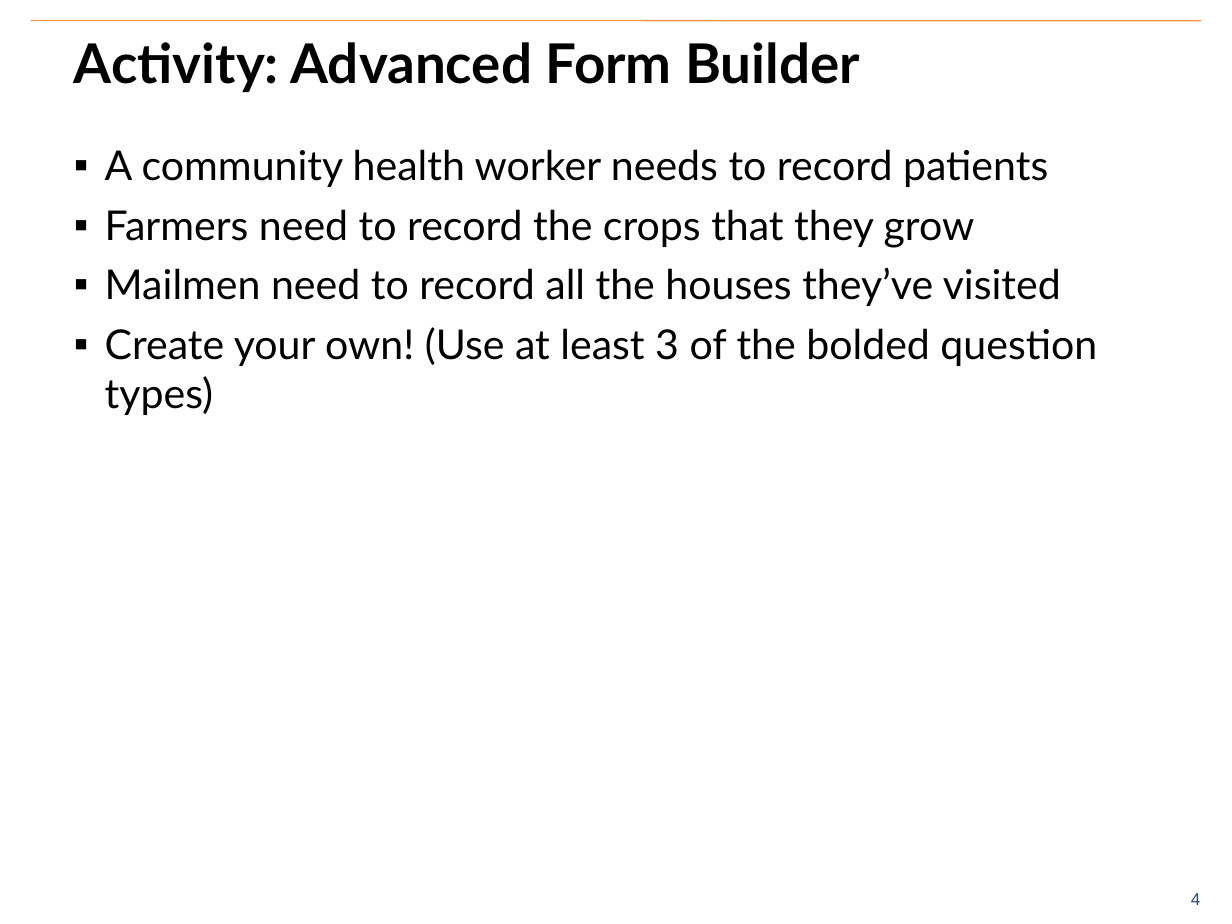
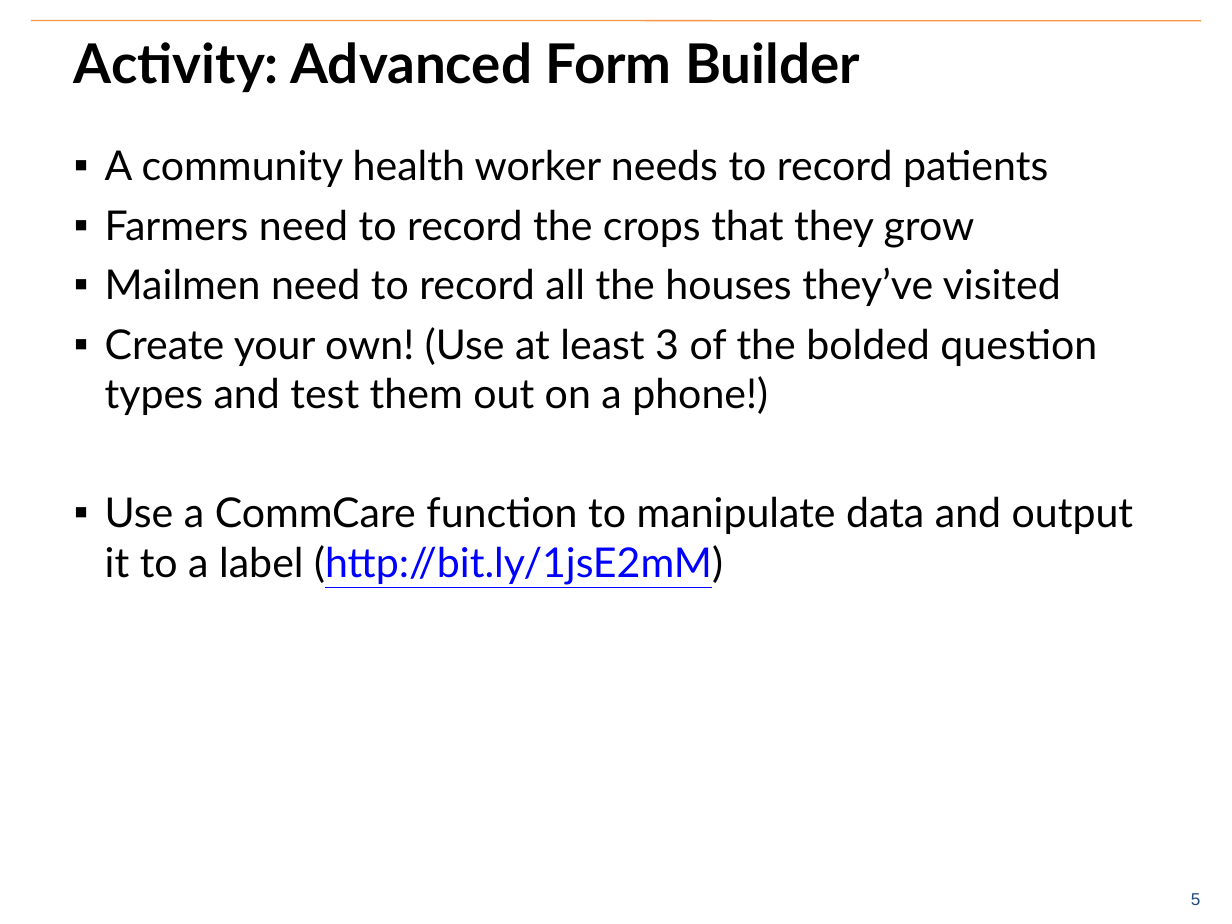
Before and after one commit to benrudolph/exi-training, a slide deck: slide 6 of FormBuilding/advanced_form_builder.pptx (slide 5 before the commit). Drawn at 1232x924 pixels with LibreOffice and Linux fonts; fonts in the diff are those of the drawing; background and template pictures are left out. Boxes give left, top, right and bottom in pixels: in the first picture for what was removed or moved away, otherwise in the second. Text is boxed around its words. In the diff, an @@ line names an element or a change of style, - is before the commit and + after.

```diff
--- a/FormBuilding/advanced_form_builder.pptx
+++ b/FormBuilding/advanced_form_builder.pptx
@@ text at [105,327,1133,585]: text changed @@
-▪ Create your own! (Use at least 3 of the bolded question types)
+▪ Create your own! (Use at least 3 of the bolded question types and test them out on a phone!)
+▪ Use a CommCare function to manipulate data and output it to a label (http://bit.ly/1jsE2mM)
@@ page number at [1191,893,1201,905]: text changed @@
-4
+5
```
Also in this commit, not shown: 1 slide added, 2 other files.
